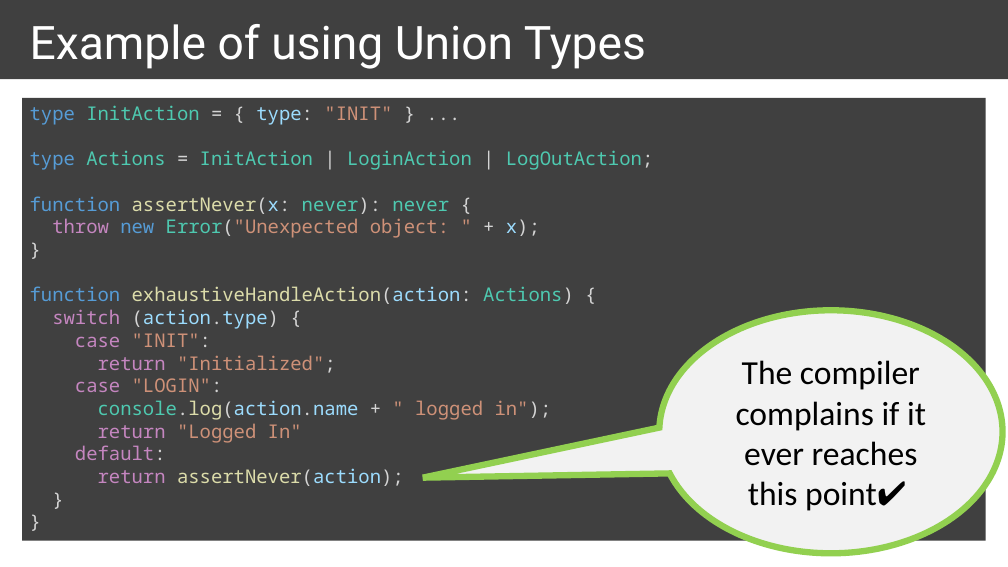
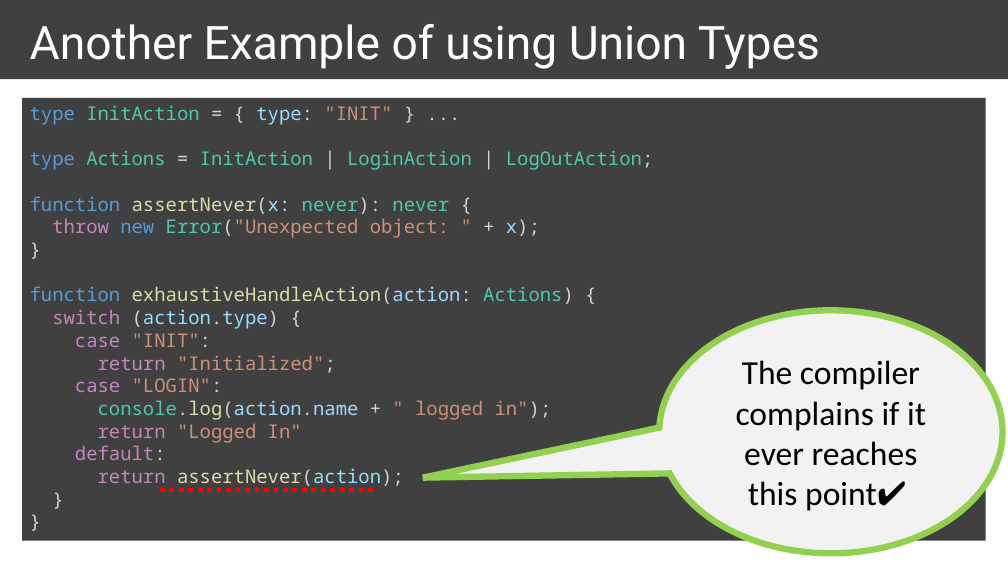
Before and after one commit to ymekesser/a-type-of-magic-presentation, a slide deck: slide 33 of a-type-of-magic.pptx (slide 22 before the commit). Drawn at 1008x567 pixels with LibreOffice and Linux fonts; fonts in the diff are those of the drawing. Boxes give left, top, right and bottom in pixels: in the first picture for what was removed or moved away, otherwise in the second. Text is boxed around its words. In the diff, an @@ line names an element or a change of style, - is before the commit and + after.

Commit message:
Introduced a new chapter 'discriminated unions' and moved the action handler example in there

```diff
--- a/a-type-of-magic.pptx
+++ b/a-type-of-magic.pptx
@@ title at bbox=[30, 24, 820, 69]: text changed @@
-Example of using Union Types
+Another Example of using Union Types
@@ line added from (160, 490) to (374, 490), #FF0000 4.5 pt dashed @@
```
Also in this commit, not shown: 10 other slides changed, 22 slides added, 7 other files.
